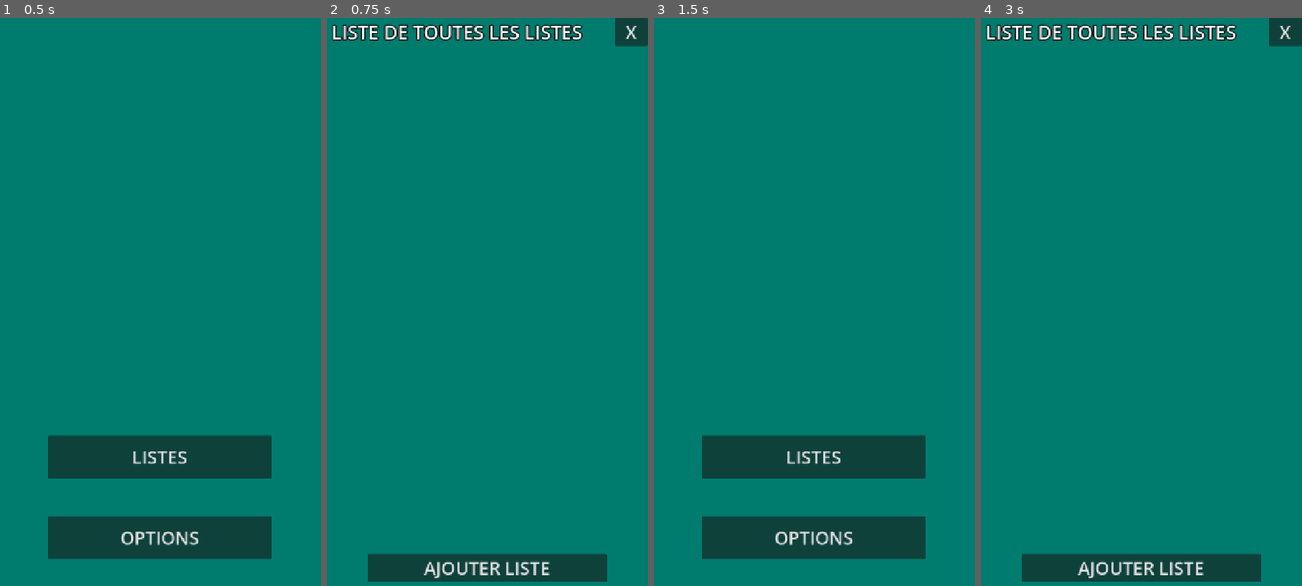
Above: before the commit, frames 1-4 (left to right).
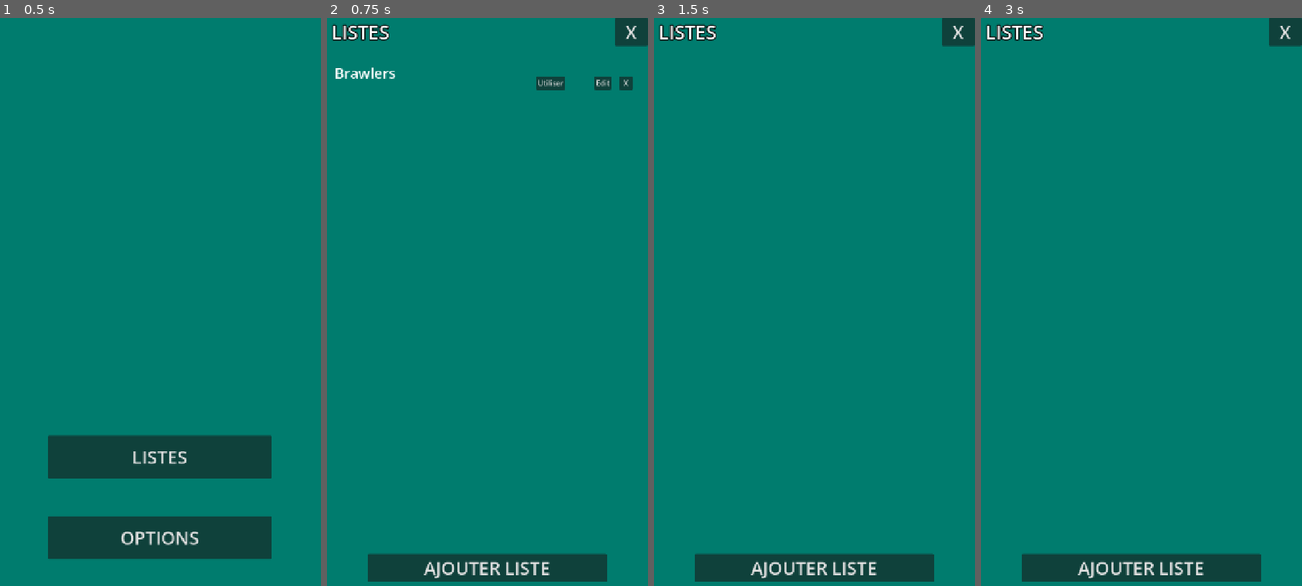
Above: after the commit, the same moments.

Repository: nf73-sshi/random-cards
Game: Godot game, scene res://Scenes/Menu/menu.tscn
Two runs of this game, one before a commit and one after it. Both use one fixed random seed, a clock stepped at 60 frames per second and the inputs below.
Inputs (mouse positions are in pixels of both pictures, inside the frame that each line leads up to):
- Up to frame 1 (0.5 s): no input
- Up to frame 2 (0.75 s): click "LISTES" at 0.5 s
- Up to frame 3 (1.5 s): click "X" at 1.25 s
- Up to frame 4 (3 s): click (1285, 29) at 2 s, where only the run after the commit has a clickable "X"; click "LISTES" at 2.75 s

Frame 1 is identical in both runs. In frame 2, 2.0% of the frame differs, in the area x 2-96%, y 1-13%; in frame 3, 14%, in the area x 1-100%, y 0-100%; in frame 4, 1.3%.

Commit message:
beta finished but no saving

Diff:
--- /dev/null
+++ b/Scenes/Game/game.gd
@@ -0,0 +1,84 @@
+extends Node2D
+
+#Button need to double click
+var exit_confirm = false
+var reload_confirm = false
+
+var current_display : Array[Node] = []
+
+const columns = 6
+var shuffled_elements : Array
+
+var reveal_scene = preload("res://Scenes/Game/reveal_card.tscn")
+
+func CreateCards():
+	for e in current_display:
+		if e != null:
+			e.queue_free()
+
+	current_display.clear()
+
+	const start_offset = Vector2(80, 100)
+	var offset = start_offset
+	var current_column = 0
+
+	shuffled_elements = Data.listes[Data.current_list_name].elements.keys()
+	shuffled_elements.shuffle()
+
+	const size = Vector2(100, 100)
+	const padding = Vector2(20, 20)
+
+	const random_text = [":3", ";3", ":)", ":>", ">w<", "uWu", "oWo", ";)", ";>"]
+
+	for element_name in shuffled_elements:
+		var card = Button.new()
+		$UI/Scroller.add_child(card)
+
+		card.text = random_text.pick_random()
+		card.size = size
+		card.position = offset
+		current_display.append(card)
+
+		current_column += 1
+		offset.x += size.x + padding.x
+
+		if current_column >= columns:
+			current_column = 0
+			offset.y += size.y + padding.y
+			offset.x = start_offset.x
+
+		card.pressed.connect(RevealCard.bind(card, element_name))
+
+func RevealCard(instance: Button, text: String):
+	var scene = reveal_scene.instantiate()
+	add_child(scene)
+	scene.SetName(text)
+
+	instance.queue_free()
+
+# Called when the node enters the scene tree for the first time.
+func _ready() -> void:
+	$UI/Label.text = "LIST: " + Data.current_list_name
+	CreateCards()
+
+func _on_back_pressed() -> void:
+	if exit_confirm:
+		exit_confirm = false
+		get_tree().change_scene_to_file("res://Scenes/Listes/listes.tscn")
+		return
+
+	exit_confirm = true
+	$LeaveTimer.start()
+func _on_leave_timer_timeout() -> void:
+	exit_confirm = false
+
+func _on_reload_pressed() -> void:
+	if reload_confirm:
+		reload_confirm = false
+		CreateCards()
+		return
+
+	reload_confirm = true
+	$ReloadTimer.start()
+func _on_reload_timer_timeout() -> void:
+	reload_confirm = false
--- /dev/null
+++ b/Scenes/Game/game.tscn
@@ -0,0 +1,74 @@
+[gd_scene format=3 uid="uid://bp3a2aevrr8lj"]
+
+[ext_resource type="Script" uid="uid://cyltxf85jptsh" path="res://Scenes/Game/game.gd" id="1_mv0hc"]
+[ext_resource type="Script" uid="uid://n0kih06sm1mc" path="res://Utils/Scroller/scroller.gd" id="2_qxfds"]
+
+[sub_resource type="LabelSettings" id="LabelSettings_qxfds"]
+font_size = 35
+outline_size = 10
+outline_color = Color(0, 0, 0, 1)
+
+[node name="Game" type="Node2D" unique_id=344604105]
+script = ExtResource("1_mv0hc")
+
+[node name="UI" type="CanvasLayer" parent="." unique_id=786932105]
+
+[node name="Bg" type="ColorRect" parent="UI" unique_id=1336715271]
+anchors_preset = 15
+anchor_right = 1.0
+anchor_bottom = 1.0
+grow_horizontal = 2
+grow_vertical = 2
+mouse_filter = 2
+color = Color(1.92523e-06, 0.48456806, 0.43063375, 1)
+
+[node name="Scroller" type="Node2D" parent="UI" unique_id=1055796070]
+script = ExtResource("2_qxfds")
+
+[node name="Back" type="Button" parent="UI" unique_id=1966171692]
+self_modulate = Color(18.892157, 2.0103302, 2.0103302, 1)
+anchors_preset = 1
+anchor_left = 1.0
+anchor_right = 1.0
+offset_left = -74.0
+offset_bottom = 63.0
+grow_horizontal = 0
+theme_override_font_sizes/font_size = 40
+text = "X
+"
+
+[node name="Reload" type="Button" parent="UI" unique_id=1127109230]
+self_modulate = Color(2.1899235, 5.251998, 18.892157, 1)
+anchors_preset = 1
+anchor_left = 1.0
+anchor_right = 1.0
+offset_left = -74.0
+offset_top = 68.0
+offset_bottom = 131.0
+grow_horizontal = 0
+theme_override_font_sizes/font_size = 40
+text = "R
+"
+
+[node name="Label" type="Label" parent="UI" unique_id=1355955972]
+offset_left = 13.0
+offset_top = 3.0
+offset_right = 641.0
+offset_bottom = 65.0
+text = "LIST :"
+label_settings = SubResource("LabelSettings_qxfds")
+
+[node name="LeaveTimer" type="Timer" parent="." unique_id=1059787397]
+wait_time = 0.5
+one_shot = true
+ignore_time_scale = true
+
+[node name="ReloadTimer" type="Timer" parent="." unique_id=1919432469]
+wait_time = 0.5
+one_shot = true
+ignore_time_scale = true
+
+[connection signal="pressed" from="UI/Back" to="." method="_on_back_pressed"]
+[connection signal="pressed" from="UI/Reload" to="." method="_on_reload_pressed"]
+[connection signal="timeout" from="LeaveTimer" to="." method="_on_leave_timer_timeout"]
+[connection signal="timeout" from="ReloadTimer" to="." method="_on_reload_timer_timeout"]
--- /dev/null
+++ b/Scenes/Game/reveal_card.gd
@@ -0,0 +1,7 @@
+extends Node2D
+
+func SetName(text: String):
+	$UI/Label.text = text
+
+func _on_ok_pressed() -> void:
+	queue_free()
--- /dev/null
+++ b/Scenes/Game/reveal_card.tscn
@@ -0,0 +1,85 @@
+[gd_scene format=3 uid="uid://bu7ukagenelxh"]
+
+[ext_resource type="Script" uid="uid://dal62uj2dprfm" path="res://Scenes/Game/reveal_card.gd" id="1_lg700"]
+
+[sub_resource type="StyleBoxFlat" id="StyleBoxFlat_lg700"]
+bg_color = Color(0.11082084, 0.4287016, 0.36192054, 1)
+
+[sub_resource type="StyleBoxFlat" id="StyleBoxFlat_x4lvc"]
+bg_color = Color(0.098482095, 0.3246115, 0.2780551, 1)
+
+[sub_resource type="StyleBoxFlat" id="StyleBoxFlat_820yh"]
+bg_color = Color(0.16590202, 0.77096987, 0.6449631, 1)
+
+[sub_resource type="LabelSettings" id="LabelSettings_lg700"]
+font_size = 50
+outline_size = 10
+outline_color = Color(0, 0, 0, 1)
+
+[node name="RevealCard" type="Node2D" unique_id=1777052453]
+script = ExtResource("1_lg700")
+
+[node name="UI" type="CanvasLayer" parent="." unique_id=137525133]
+layer = 2
+
+[node name="Bg" type="ColorRect" parent="UI" unique_id=1135502526]
+modulate = Color(1, 1, 1, 0.48235294)
+anchors_preset = 15
+anchor_right = 1.0
+anchor_bottom = 1.0
+grow_horizontal = 2
+grow_vertical = 2
+color = Color(0, 0, 0, 1)
+
+[node name="Frame" type="ColorRect" parent="UI" unique_id=1323691002]
+anchors_preset = 8
+anchor_left = 0.5
+anchor_top = 0.5
+anchor_right = 0.5
+anchor_bottom = 0.5
+offset_left = -315.0
+offset_top = -207.0
+offset_right = 314.0
+offset_bottom = 204.0
+grow_horizontal = 2
+grow_vertical = 2
+color = Color(0, 0.59, 0.5211667, 1)
+
+[node name="OK" type="Button" parent="UI" unique_id=1219676711]
+anchors_preset = 7
+anchor_left = 0.5
+anchor_top = 1.0
+anchor_right = 0.5
+anchor_bottom = 1.0
+offset_left = -90.5
+offset_top = -415.0
+offset_right = 90.5
+offset_bottom = -331.0
+grow_horizontal = 2
+grow_vertical = 0
+theme_override_font_sizes/font_size = 40
+theme_override_styles/normal = SubResource("StyleBoxFlat_lg700")
+theme_override_styles/pressed = SubResource("StyleBoxFlat_x4lvc")
+theme_override_styles/hover = SubResource("StyleBoxFlat_820yh")
+text = "OK
+"
+
+[node name="Label" type="Label" parent="UI" unique_id=323039045]
+anchors_preset = 8
+anchor_left = 0.5
+anchor_top = 0.5
+anchor_right = 0.5
+anchor_bottom = 0.5
+offset_left = -311.5
+offset_top = -204.5
+offset_right = 311.5
+offset_bottom = 204.5
+grow_horizontal = 2
+grow_vertical = 2
+pivot_offset_ratio = Vector2(0.5, 0.5)
+text = "69"
+label_settings = SubResource("LabelSettings_lg700")
+horizontal_alignment = 1
+vertical_alignment = 1
+
+[connection signal="pressed" from="UI/OK" to="." method="_on_ok_pressed"]
--- a/Scenes/ListElements/list_elements.gd
+++ b/Scenes/ListElements/list_elements.gd
@@ -20,7 +20,7 @@
 
 		#LABEL ADD
 		var label = Label.new()
-		$UI.add_child(label)
+		$UI/Scroller.add_child(label)
 
 		label.label_settings = LabelSettings.new()
 		label.label_settings.font_size = 32
@@ -33,7 +33,7 @@
 		current_display.append(label)
 		var create_remove_button = func(offsetX, offsetY):
 			var remove = Button.new()
-			$UI.add_child(remove)
+			$UI/Scroller.add_child(remove)
 
 			remove.text = "X"
 			remove.size = Vector2(30, 20)
@@ -43,7 +43,7 @@
 			remove.pressed.connect(RefreshAndDoAction.bind(elt_name, Data.current_list_name, Data.Action.REMOVE))
 		var create_edit_button = func(offsetX, offsetY):
 			var edit = Button.new()
-			$UI.add_child(edit)
+			$UI/Scroller.add_child(edit)
 
 			edit.text = "Edit"
 			edit.size = Vector2(30, 20)
@@ -56,7 +56,7 @@
 		create_edit_button.call(offsetX, offsetY)
 
 func _ready() -> void:
-	$UI/Label.text = "List : " + Data.current_list_name
+	$UI/Label.text = "LIST: " + Data.current_list_name
 	UpdateDisplay()
 
 func _on_back_pressed() -> void:
--- a/Scenes/ListElements/list_elements.tscn
+++ b/Scenes/ListElements/list_elements.tscn
@@ -1,9 +1,10 @@
 [gd_scene format=3 uid="uid://bvjbj4g10lteo"]
 
 [ext_resource type="Script" uid="uid://dbo3wee1eay6y" path="res://Scenes/ListElements/list_elements.gd" id="1_1tl1k"]
+[ext_resource type="Script" uid="uid://n0kih06sm1mc" path="res://Utils/Scroller/scroller.gd" id="2_yfqdx"]
 
 [sub_resource type="LabelSettings" id="LabelSettings_rxhxr"]
-font_size = 42
+font_size = 35
 outline_size = 10
 outline_color = Color(0, 0, 0, 1)
 
@@ -19,6 +20,9 @@
 grow_horizontal = 2
 grow_vertical = 2
 color = Color(1.92523e-06, 0.48456806, 0.43063375, 1)
+
+[node name="Scroller" type="Node2D" parent="UI" unique_id=275908454]
+script = ExtResource("2_yfqdx")
 
 [node name="AddElt" type="Button" parent="UI" unique_id=647951378]
 anchors_preset = 7
--- a/Scenes/Listes/listes.gd
+++ b/Scenes/Listes/listes.gd
@@ -5,6 +5,7 @@
 
 func ChangeToGameScene(list_name: String):
 	Data.current_list_name = list_name
+	get_tree().change_scene_to_file("res://Scenes/Game/game.tscn")
 
 func ChangeToElementsScene(list_name: String):
 	Data.current_list_name = list_name
@@ -26,7 +27,7 @@
 
 		#LABEL ADD
 		var label = Label.new()
-		$UI.add_child(label)
+		$UI/Scroller.add_child(label)
 
 		label.label_settings = LabelSettings.new()
 		label.label_settings.font_size = 32
@@ -40,7 +41,7 @@
 
 		var create_remove_button = func(offsetX, offsetY):
 			var remove = Button.new()
-			$UI.add_child(remove)
+			$UI/Scroller.add_child(remove)
 
 			remove.text = "X"
 			remove.size = Vector2(30, 20)
@@ -50,7 +51,7 @@
 			remove.pressed.connect(RefreshAndDoAction.bind(list_name, Data.Action.REMOVE))
 		var create_edit_button = func(offsetX, offsetY):
 			var edit = Button.new()
-			$UI.add_child(edit)
+			$UI/Scroller.add_child(edit)
 
 			edit.text = "Edit"
 			edit.size = Vector2(30, 20)
@@ -60,7 +61,7 @@
 			edit.pressed.connect(ChangeToElementsScene.bind(list_name))
 		var create_use_button = func(offsetX, offsetY):
 			var use = Button.new()
-			$UI.add_child(use)
+			$UI/Scroller.add_child(use)
 
 			use.text = "Utiliser"
 			use.size = Vector2(30, 20)
@@ -72,6 +73,7 @@
 		create_remove_button.call(offsetX, offsetY)
 		create_edit_button.call(offsetX, offsetY)
 		create_use_button.call(offsetX, offsetY)
+
 var addlist = preload("res://Scenes/Listes/addlist.tscn")
 
 func _ready() -> void:
--- a/Scenes/Listes/listes.tscn
+++ b/Scenes/Listes/listes.tscn
@@ -1,6 +1,7 @@
 [gd_scene format=3 uid="uid://b8rsedqou4rkl"]
 
 [ext_resource type="Script" uid="uid://dqyr8sx2yplel" path="res://Scenes/Listes/listes.gd" id="1_v87jk"]
+[ext_resource type="Script" uid="uid://n0kih06sm1mc" path="res://Utils/Scroller/scroller.gd" id="2_bpm7b"]
 
 [sub_resource type="LabelSettings" id="LabelSettings_v87jk"]
 font_size = 42
@@ -19,6 +20,9 @@
 grow_horizontal = 2
 grow_vertical = 2
 color = Color(1.92523e-06, 0.48456806, 0.43063375, 1)
+
+[node name="Scroller" type="Node2D" parent="UI" unique_id=263152033]
+script = ExtResource("2_bpm7b")
 
 [node name="AddList" type="Button" parent="UI" unique_id=170634458]
 anchors_preset = 7
@@ -51,7 +55,7 @@
 offset_top = 3.0
 offset_right = 636.0
 offset_bottom = 61.0
-text = "LISTE DE TOUTES LES LISTES"
+text = "LISTES"
 label_settings = SubResource("LabelSettings_v87jk")
 
 [connection signal="pressed" from="UI/AddList" to="." method="_on_add_list_pressed"]
--- a/Singletons/data.gd
+++ b/Singletons/data.gd
@@ -9,7 +9,7 @@
 	var elements : Dictionary[String, Element]
 
 var listes : Dictionary[String, List]
-var current_list_name : String = ""
+var current_list_name : String = "Brawlers"
 
 func _print_content():
 	for list in listes.keys():
@@ -62,7 +62,15 @@
 	return true
 
 func _ready() -> void:
-	pass
+	ActionList("Brawlers", Action.ADD)
+
+	var brawlers = []
+
+	for i in range(50):
+		brawlers.append(str(i))
+
+	for b in brawlers:
+		ActionElement(b, "Brawlers", Action.ADD)
 
 func _process(delta: float) -> void:
 	pass
--- /dev/null
+++ b/Utils/Scroller/scroller.gd
@@ -0,0 +1,13 @@
+extends Node2D
+
+var drag_init_pos = Vector2.ZERO
+const px_drag = 4.0
+
+func _input(event: InputEvent) -> void:
+	if event is InputEventScreenTouch:
+		if event.is_pressed():
+			drag_init_pos = event.position
+
+	if event is InputEventScreenDrag:
+		position.y += event.position.y - drag_init_pos.y
+		drag_init_pos = event.position
Not shown, added: Scenes/Game/game.gd.uid
Not shown, added: Scenes/Game/reveal_card.gd.uid
Not shown, added: Utils/Scroller/scroller.gd.uid
